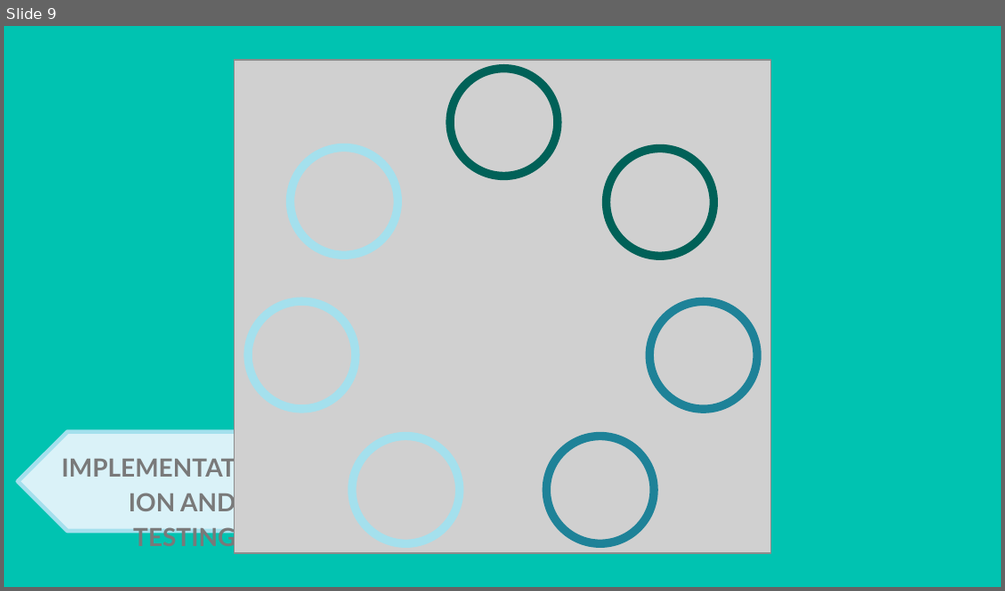
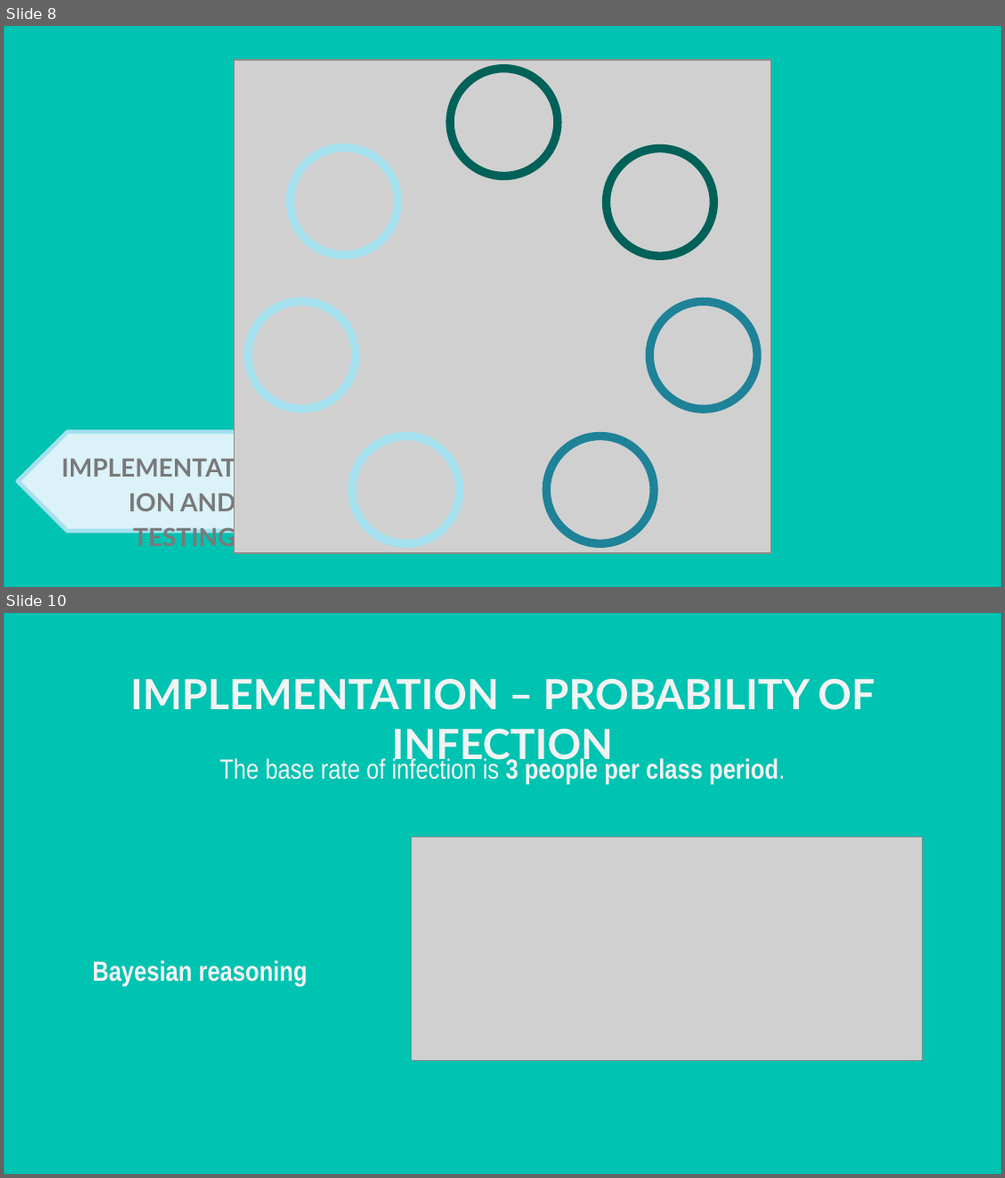
Before and after one commit to jpaglia/oec-2021, a slide deck: TEAMXXX_OEC2021_Programming.pptx. Shown one above the other, each under a label of ours: slide 9 before the commit, slides 8 and 10 after it; the slides between them are not shown. The pictures are 1005x591 and 1005x1178 pixels, drawn with LibreOffice and Linux fonts; fonts in the diff are those of the drawing; grey boxes stand for pictures; background and template pictures are left out. Boxes give left, top, right and bottom in pixels: in the first picture for what was removed or moved away, otherwise in the second. Text is boxed around its words. In the diff, an @@ line names an element or a change of style, - is before the commit and + after.

```diff
--- a/TEAMXXX_OEC2021_Programming.pptx
+++ b/TEAMXXX_OEC2021_Programming.pptx
@@ slide 10 added at bbox=[4, 613, 1001, 1174], background picture (left out) @@
@@ title added at bbox=[130, 679, 874, 767], 30 pt, text #F3F3F3, bold @@
+IMPLEMENTATION – PROBABILITY OF INFECTION
@@ subtitle added at bbox=[219, 756, 785, 784], 20 pt, text #F3F3F3 @@
+The base rate of infection is 3 people per class period.
@@ picture added at bbox=[412, 836, 922, 1060] @@
@@ text added at bbox=[92, 960, 307, 986], 20 pt, text #F3F3F3, bold @@
+Bayesian reasoning
@@ what was slide 9 is now slide 8 @@
```
Also in this commit, not shown: 6 slides changed, 6 other slides added, 7 slides removed, 1 other file.
